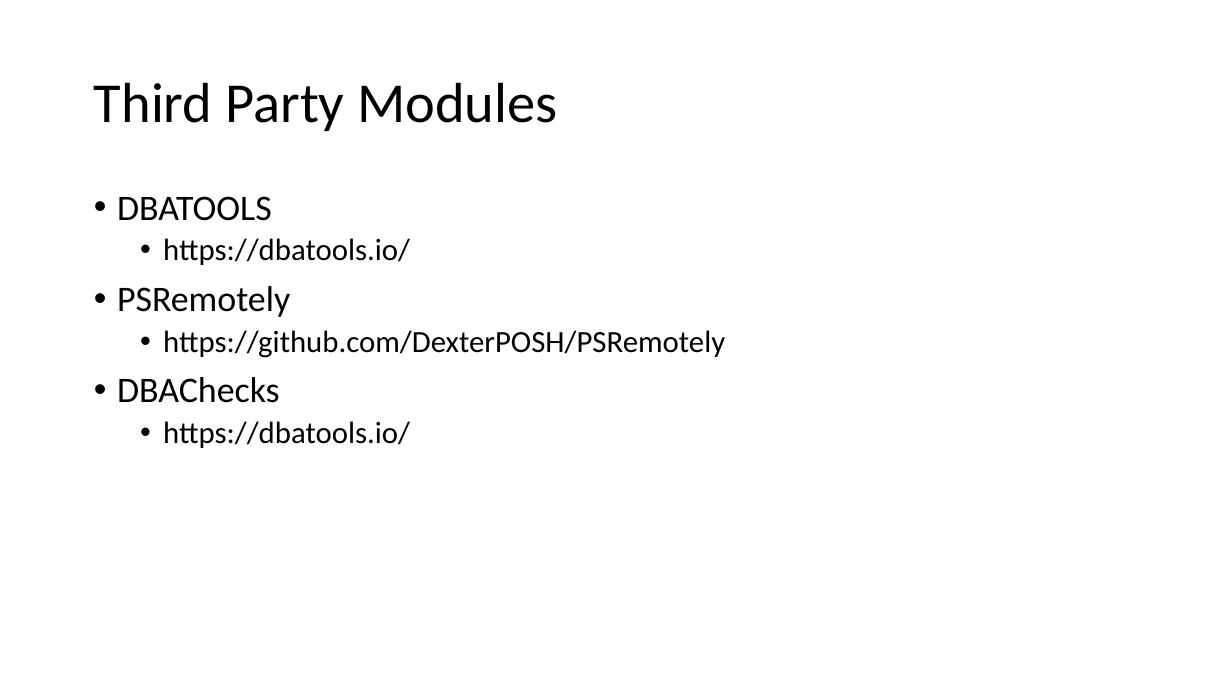
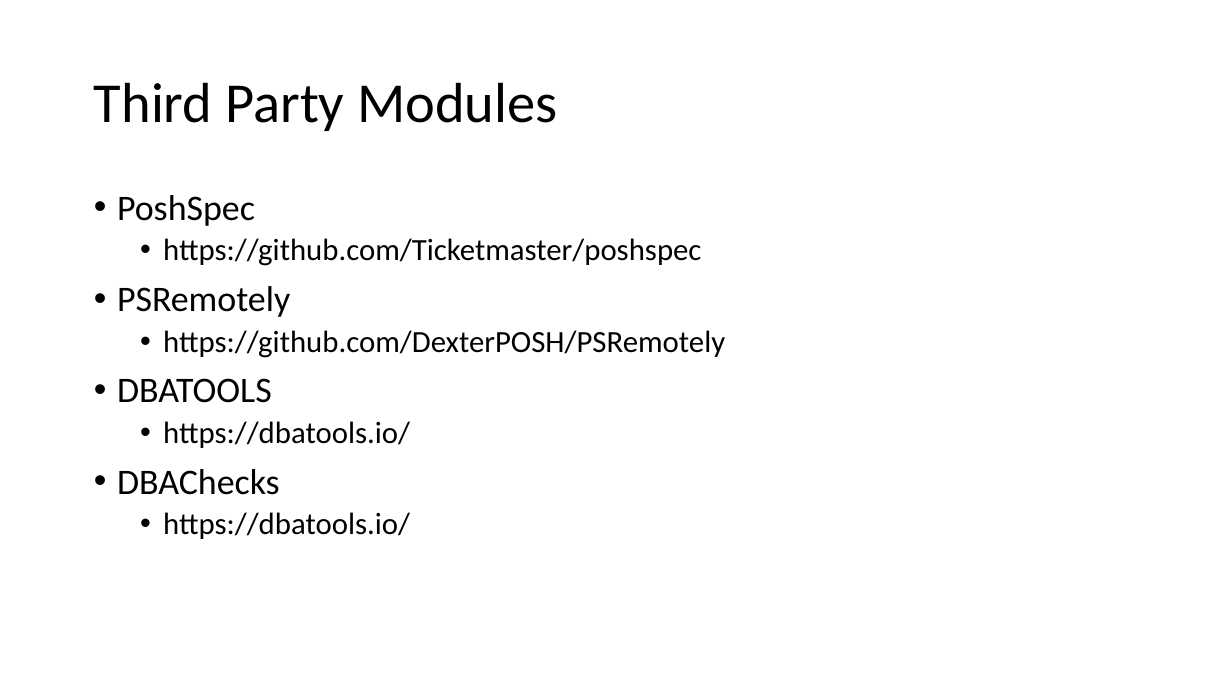
Before and after one commit to James-Livingston/PesterYourSQLServers, a slide deck: slide 12 of PesterDemo/Pester Your SQL Servers!.pptx. Drawn at 1232x693 pixels with LibreOffice and Linux fonts; fonts in the diff are those of the drawing. Boxes give left, top, right and bottom in pixels: in the first picture for what was removed or moved away, otherwise in the second. Text is boxed around its words. In the diff, an @@ line names an element or a change of style, - is before the commit and + after.

```diff
--- a/PesterDemo/Pester Your SQL Servers!.pptx
+++ b/PesterDemo/Pester Your SQL Servers!.pptx
@@ text at (117,195,725,358): paragraphs added @@
+• PoshSpec
+  • https://github.com/Ticketmaster/poshspec
+• PSRemotely
+  • https://github.com/DexterPOSH/PSRemotely
```
Also in this commit, not shown: 4 other files.
